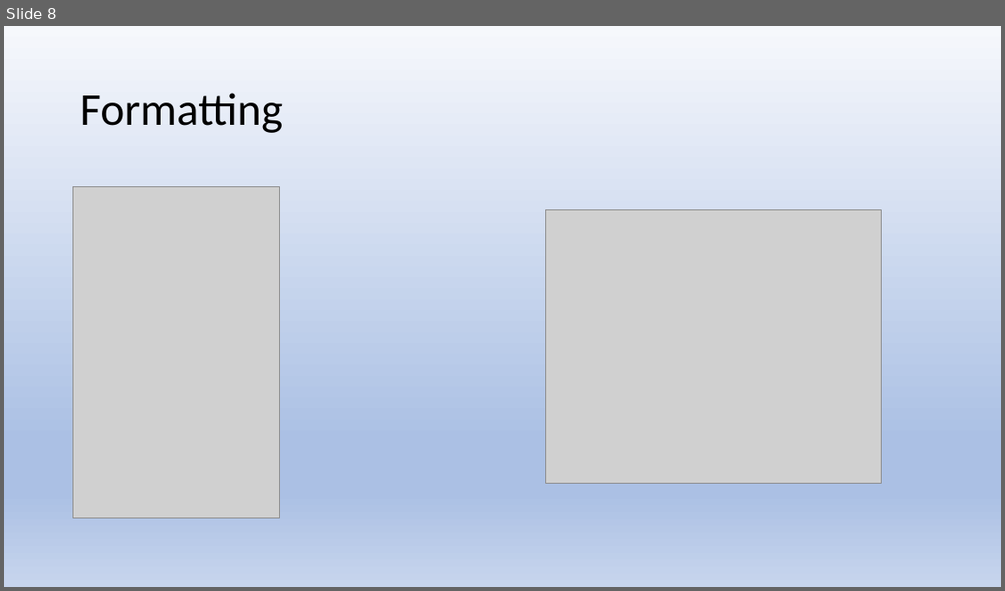
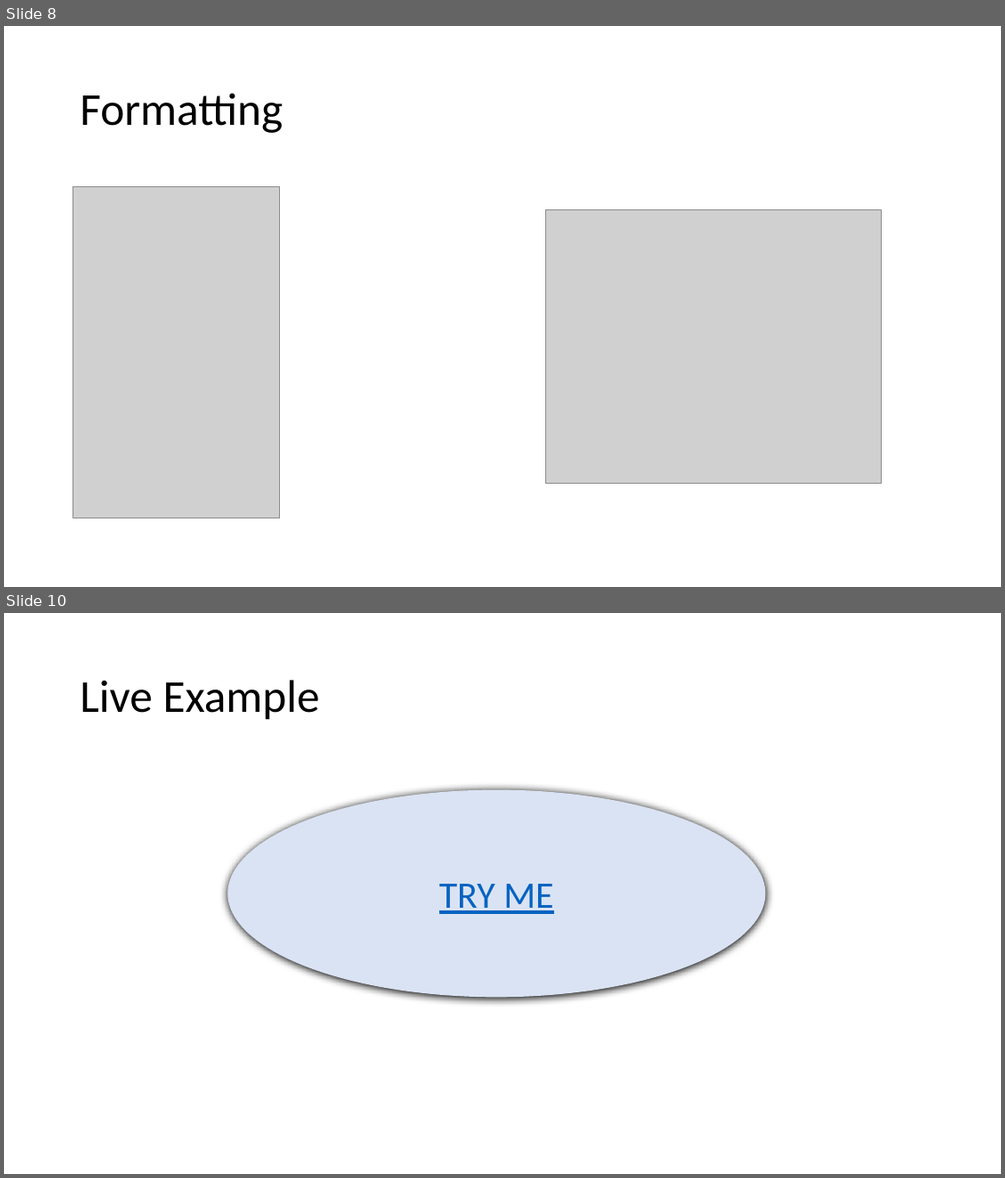
Before and after one commit to NolanSmithSolutions/Course, a slide deck: Tableau/Tableau.pptx. Shown one above the other, each under a label of ours: slide 8 before the commit, slides 8 and 10 after it; the slides between them are not shown. The pictures are 1005x591 and 1005x1178 pixels, drawn with LibreOffice and Linux fonts; fonts in the diff are those of the drawing; grey boxes stand for pictures. Boxes give left, top, right and bottom in pixels: in the first picture for what was removed or moved away, otherwise in the second. Text is boxed around its words. In the diff, an @@ line names an element or a change of style, - is before the commit and + after.

```diff
--- a/Tableau/Tableau.pptx
+++ b/Tableau/Tableau.pptx
@@ slide 10 added at bbox=[4, 613, 1001, 1174], background #FFFFFF @@
@@ title added at bbox=[80, 680, 320, 720], 44 pt, text #000000 @@
+Live Example
@@ ellipse added at bbox=[227, 789, 765, 997], fill #DAE3F3, 36 pt, text #0563C1, underline @@
+TRY ME
@@ slide 8 changed as well @@
@@ background gradient #F6F8FC to #ABC0E4 to #C7D5ED to #FFFFFF @@
```
Also in this commit, not shown: 7 other slides changed, 1 other slide added.
